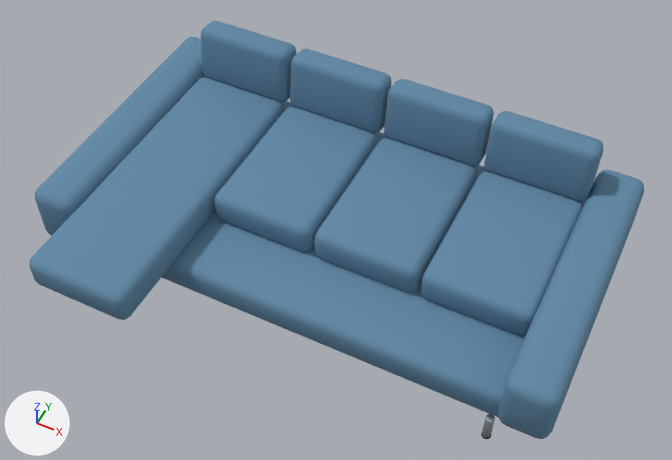
The glTF model public/models/furniture/modular-sectional.glb: old version first, new version second.
Before and after are seen from a camera (50 mm lens) standing at (1.51, -2.88, 4.03) and looking at (0.06, 0.02, 0.4). The axes (+X, +Y, +Z) are drawn at lower left. The lights are the same throughout. The picture after the commit comes second.

Objects in the first picture: 'modular-sectional'.
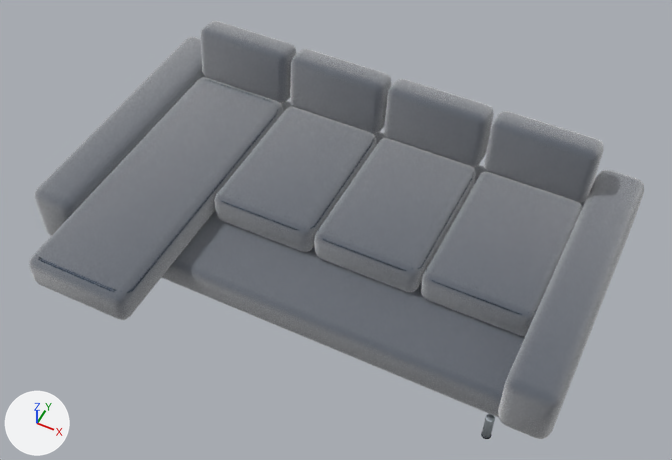
Boxes [x1, y1, x2, y2] around the edits, measured in the pictures (672 x 460 px):
```json
{"object": "modular-sectional", "change": "surface changed", "before": [29, 21, 644, 439], "after": [29, 21, 644, 439]}
```

Edits to the scene script, one JSON object a line:
```json
{"op": "add", "block": "img_material_chenille_normal", "code": ["img_material_chenille_normal = load_image('material-chenille-normal', '_unpacked/material-chenille-normal', 1024, 1024, 'Non-Color')"]}
{"op": "add", "block": "img_material_chenille_color", "code": ["img_material_chenille_color = load_image('material-chenille-color', '_unpacked/material-chenille-color', 1024, 1024, 'sRGB')"]}
{"op": "add", "block": "img_material_chenille_orm", "code": ["img_material_chenille_orm = load_image('material-chenille-orm', '_unpacked/material-chenille-orm', 1024, 1024, 'Non-Color')"]}
{"block": "mat_upholstery_textured", "change": "nodes: BsdfPrincipled, OutputMaterial"}
{"block": "mat_upholstery_textured", "change": "colours: blue #6189a6"}
{"block": "mat_upholstery_textured", "change": "nodes: BsdfPrincipled, Mix, NormalMap, OutputMaterial, SeparateColor, TexImage x3"}
{"block": "mat_upholstery_textured", "change": "colours: dark blue #293f59"}
{"block": "mat_upholstery_textured", "change": "uses the picture img_material_chenille_color"}
{"block": "mat_upholstery_textured", "change": "uses the picture img_material_chenille_normal"}
{"block": "mat_upholstery_textured", "change": "uses the picture img_material_chenille_orm"}
```
